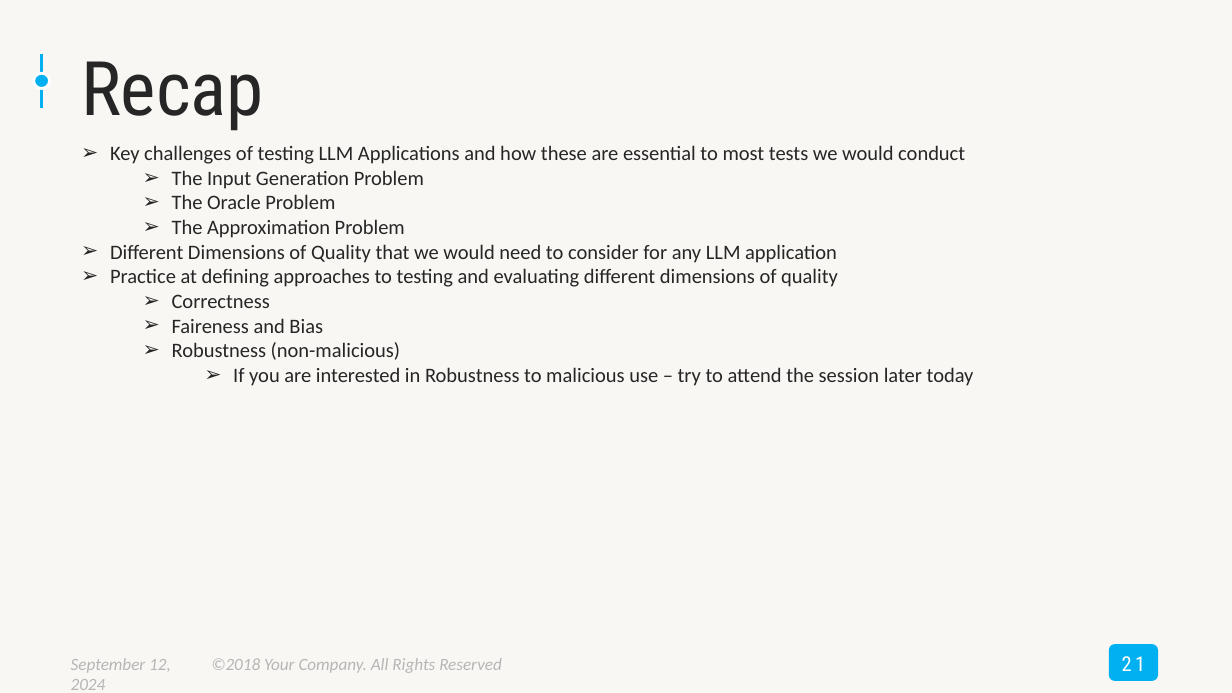
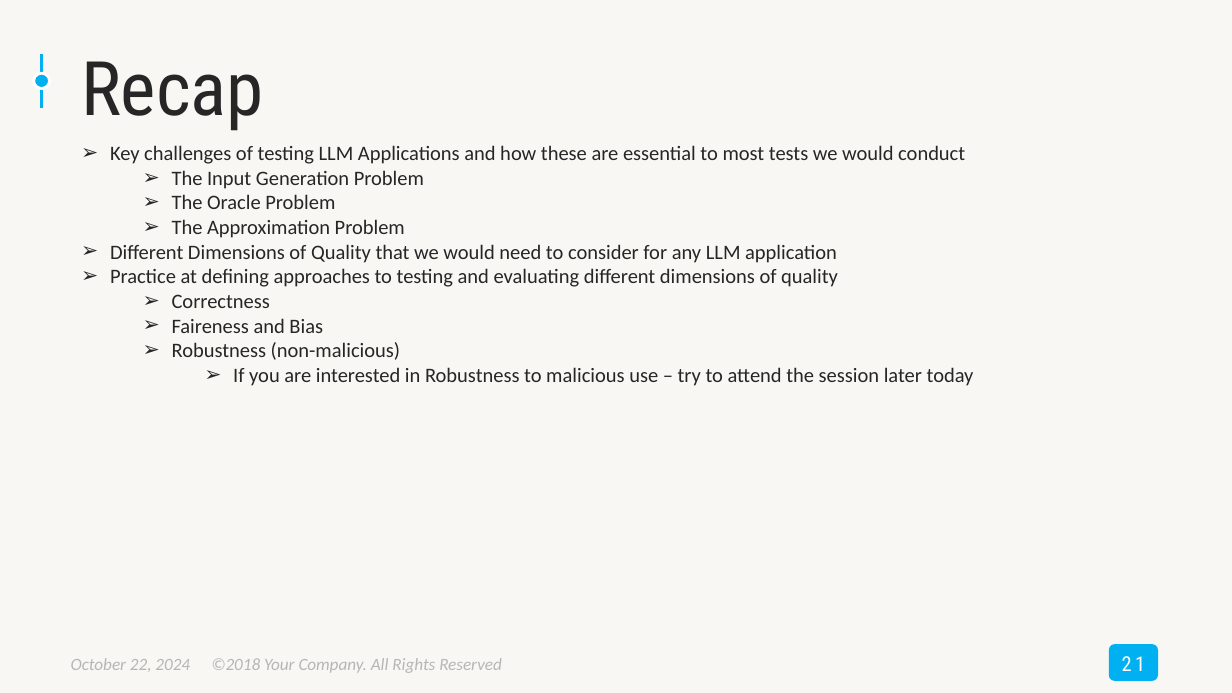
Before and after one commit to BillMatthews/MinistryOfTestingContent, a slide deck: slide 21 of TestBash2024/TestBash2024-TestingLLMAppsWorkshop.pptx. Drawn at 1232x693 pixels with LibreOffice and Linux fonts; fonts in the diff are those of the drawing. Boxes give left, top, right and bottom in pixels: in the first picture for what was removed or moved away, otherwise in the second. Text is boxed around its words. In the diff, an @@ line names an element or a change of style, - is before the commit and + after.

```diff
--- a/TestBash2024/TestBash2024-TestingLLMAppsWorkshop.pptx
+++ b/TestBash2024/TestBash2024-TestingLLMAppsWorkshop.pptx
@@ text at (x1=71, y1=658, x2=190, y2=672): text changed @@
-September 12, 2024
+October 22, 2024
```
Also in this commit, not shown: 18 other slides changed.
